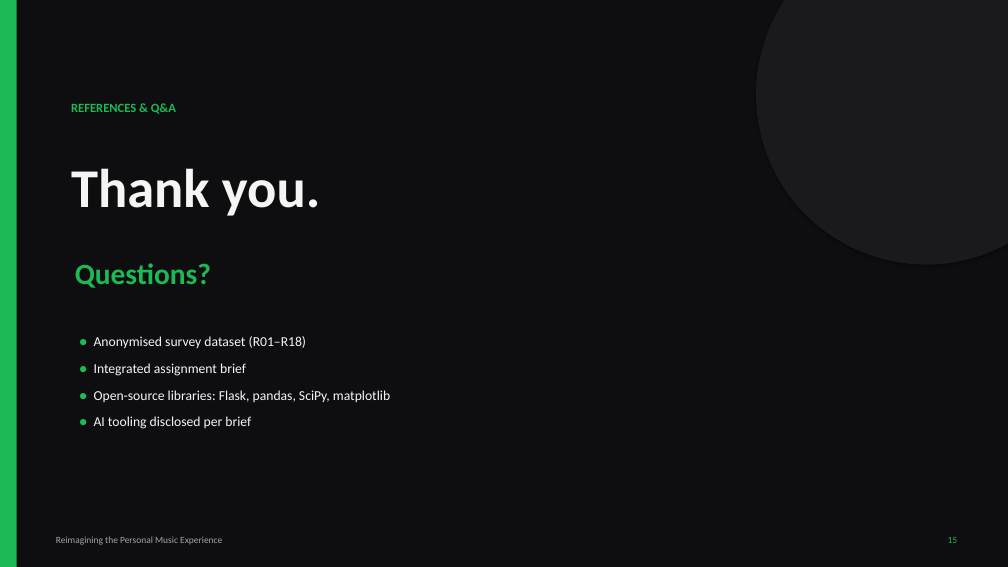
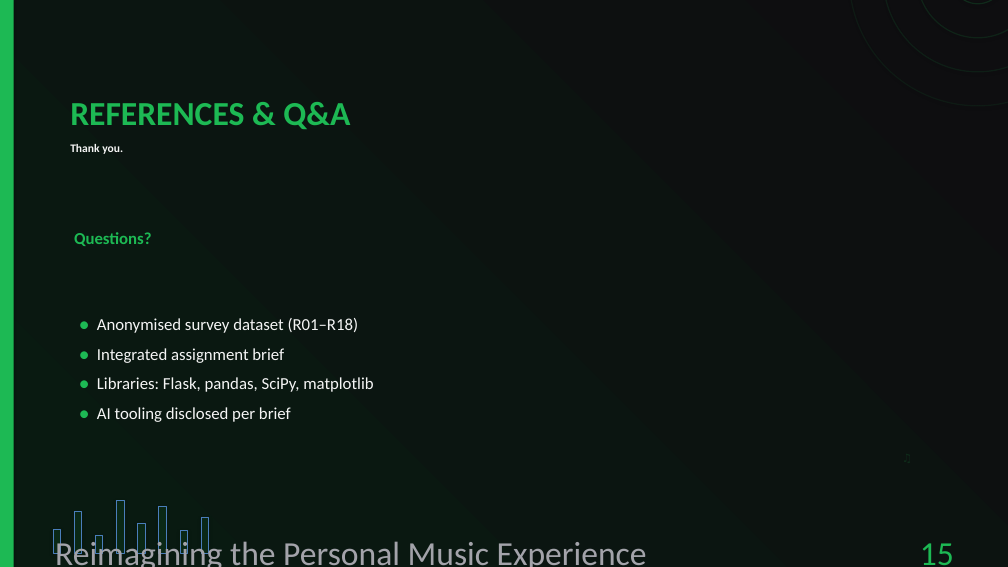
Before and after one commit to preet-kamdar/design-thinking-sem3, a slide deck: slide 15 of docs/Presentation.pptx. Drawn at 1008x567 pixels with LibreOffice and Linux fonts; fonts in the diff are those of the drawing. Boxes give left, top, right and bottom in pixels: in the first picture for what was removed or moved away, otherwise in the second. Text is boxed around its words. In the diff, an @@ line names an element or a change of style, - is before the commit and + after.

Commit message:
Apply 3-size type system, gradient backgrounds and subtle music motifs to deck

```diff
--- a/docs/Presentation.pptx
+++ b/docs/Presentation.pptx
@@ background #0E0E10 to #FFFFFF @@
@@ rectangle added at box(0, 0, 1008, 567), fill gradient #091A11 to #0E0E10 @@
@@ ellipse removed at box(756, 0, 1008, 265) @@
@@ ellipse added at box(849, 0, 1008, 106), outline #1DB954 1.2 pt @@
@@ ellipse added at box(883, 0, 1008, 72), outline #1DB954 1.2 pt @@
@@ ellipse added at box(917, 0, 1008, 38), outline #1DB954 1.2 pt @@
@@ ellipse added at box(951, 0, 1004, 4), outline #1DB954 1.2 pt @@
@@ text "REFERENCES & Q&A" at box(70, 102, 350, 129): size 12 to 32 pt; less space between paragraphs @@
@@ text "Thank you.": place and size @@
-text "Thank you." at box(71, 168, 320, 216)
+text "Thank you." at box(70, 144, 123, 154)
@@ text "Thank you." at box(70, 144, 123, 154): size 52 to 11 pt; less space between paragraphs @@
@@ text "Questions?": place and size @@
-text "Questions?" at box(75, 263, 211, 288)
+text "Questions?" at box(74, 232, 152, 246)
@@ text "Questions?" at box(74, 232, 152, 246): size 28 to 16 pt; less space between paragraphs @@
@@ text "● Anonymised survey dataset (R01–R18)": place and size @@
-text "● Anonymised survey dataset (R01–R18)" at box(94, 336, 390, 429)
+text "● Anonymised survey dataset (R01–R18)" at box(97, 318, 373, 422)
@@ text at box(97, 318, 359, 422): size 13 to 16 pt in "● Anonymised survey dataset (R01–R18)", "● Integrated assignment brief", "● AI tooling disclosed per brief"; less space between paragraphs @@
@@ text at box(97, 377, 373, 392): text changed; size 13 to 16 pt @@
-● Open-source libraries: Flask, pandas, SciPy, matplotlib
+● Libraries: Flask, pandas, SciPy, matplotlib
@@ text added at box(900, 450, 953, 495), 11 pt, text #1DB954 at 14% opacity @@
+♫
@@ rectangle added at box(116, 501, 124, 554), fill #1DB954 at 10% opacity @@
@@ rectangle added at box(159, 507, 166, 554), fill #1DB954 at 10% opacity @@
@@ text "Reimagining the Personal Music Experience" at box(55, 537, 647, 567): size 9 to 32 pt; less space between paragraphs @@
@@ rectangle added at box(53, 529, 60, 554), fill #1DB954 at 10% opacity @@
@@ rectangle added at box(74, 512, 82, 554), fill #1DB954 at 10% opacity @@
@@ rectangle added at box(95, 535, 103, 554), fill #1DB954 at 10% opacity @@
@@ rectangle added at box(138, 523, 145, 554), fill #1DB954 at 10% opacity @@
@@ rectangle added at box(180, 531, 188, 554), fill #1DB954 at 10% opacity @@
@@ rectangle added at box(201, 517, 209, 554), fill #1DB954 at 10% opacity @@
@@ text "15" at box(920, 543, 954, 565): size 9 to 32 pt; less space between paragraphs @@
```
Also in this commit, not shown: 14 other slides changed, 9 other files.
